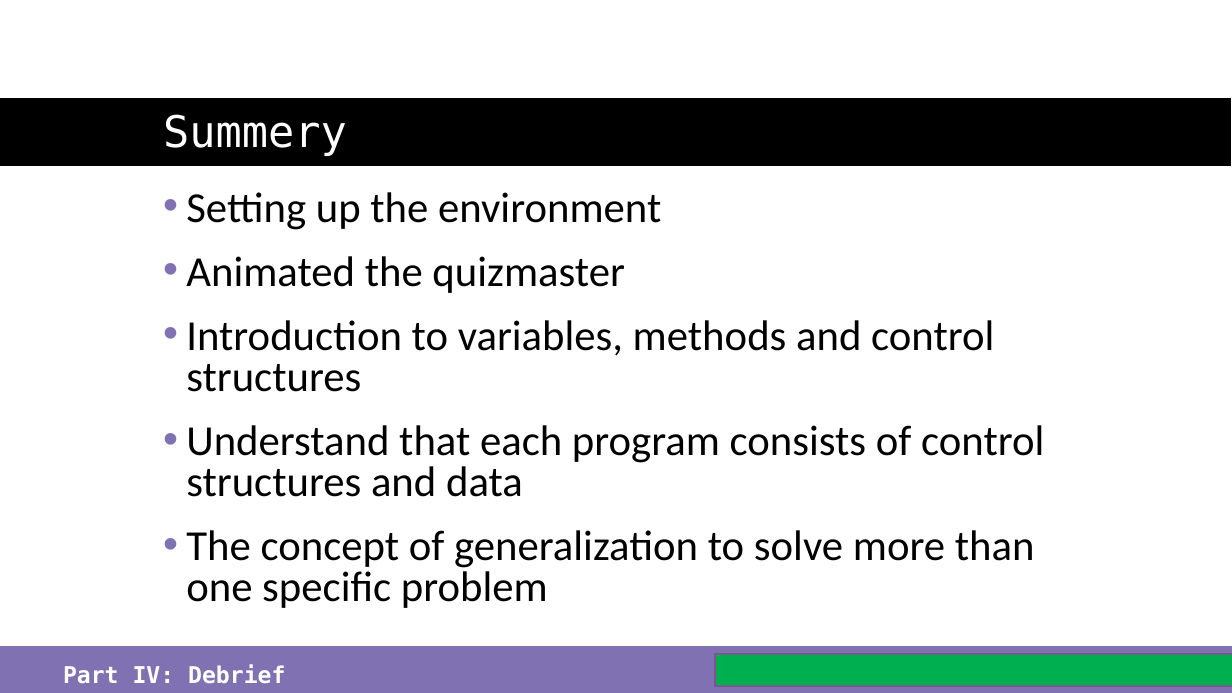
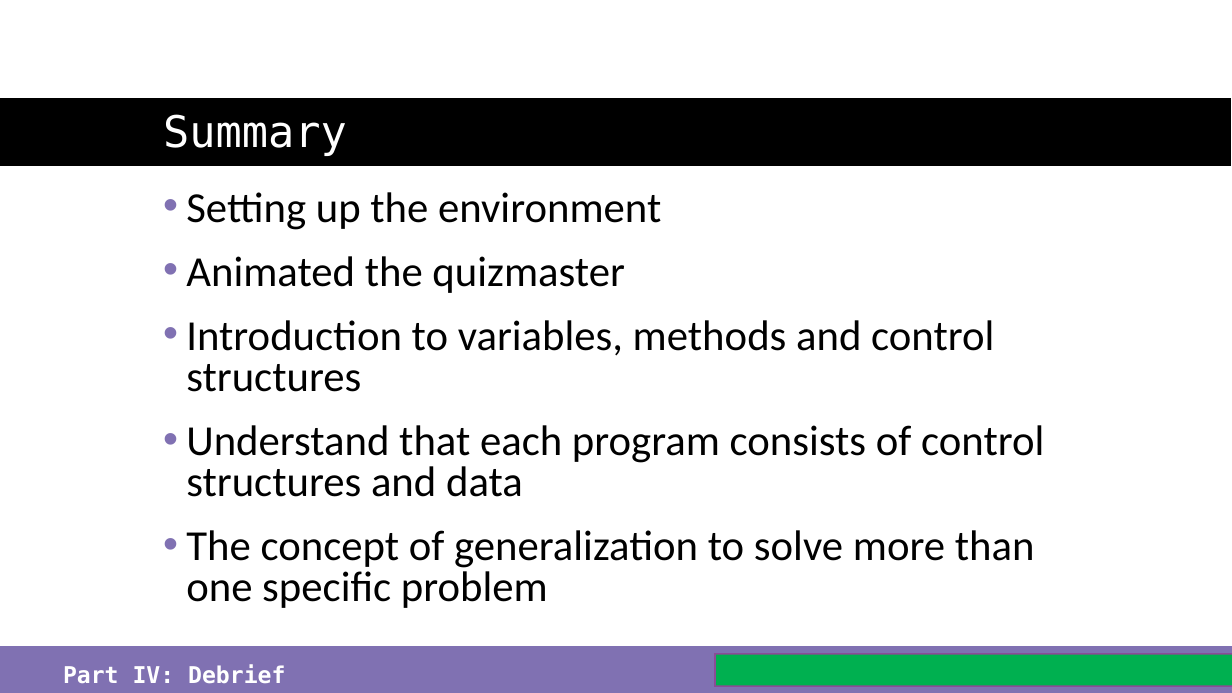
Before and after one commit to just-the-benno/BlazQ, a slide deck: slide 33 of episode1/media/slides-episode-1.pptx. Drawn at 1232x693 pixels with LibreOffice and Linux fonts; fonts in the diff are those of the drawing; background and template pictures are left out. Boxes give left, top, right and bottom in pixels: in the first picture for what was removed or moved away, otherwise in the second. Text is boxed around its words. In the diff, an @@ line names an element or a change of style, - is before the commit and + after.

```diff
--- a/episode1/media/slides-episode-1.pptx
+++ b/episode1/media/slides-episode-1.pptx
@@ title at box(163, 114, 347, 156): text changed @@
-Summery
+Summary
```
Also in this commit, not shown: 6 other slides changed, 6 other files.
